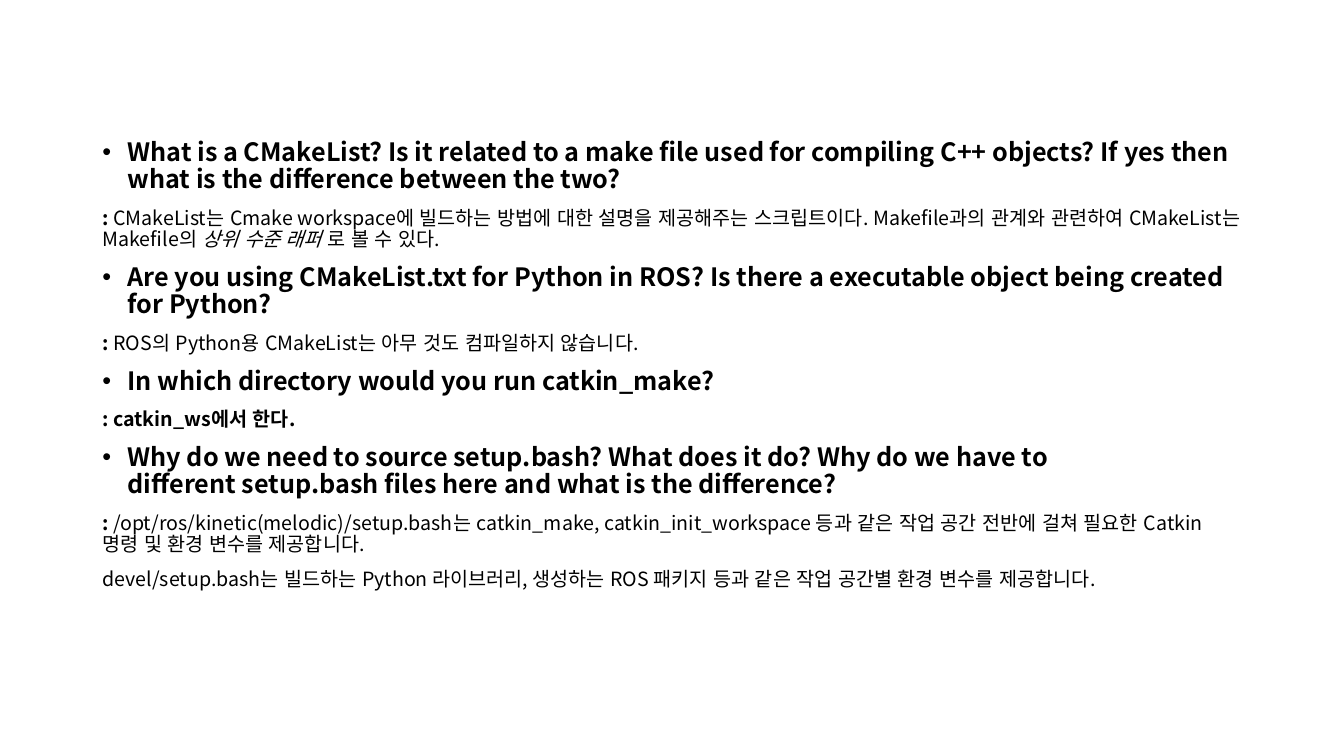
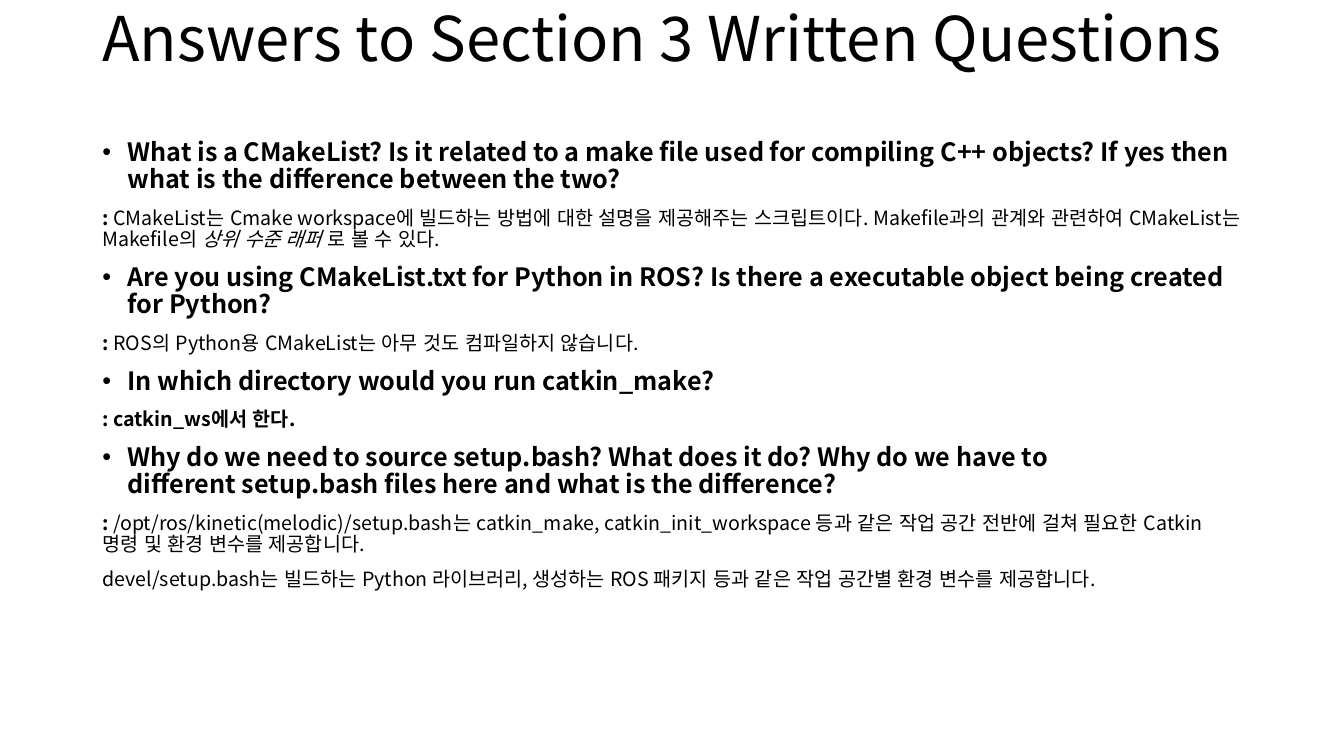
Before and after one commit to Cho-Hyeongrae/F1Tenth-courses, a slide deck: slide 2 of lab1/answer.pptx. Drawn at 1344x756 pixels with LibreOffice and Linux fonts; fonts in the diff are those of the drawing. Boxes give left, top, right and bottom in pixels: in the first picture for what was removed or moved away, otherwise in the second. Text is boxed around its words. In the diff, an @@ line names an element or a change of style, - is before the commit and + after.

```diff
--- a/lab1/answer.pptx
+++ b/lab1/answer.pptx
@@ title added at bbox=[102, 13, 1221, 73], 44 pt, text #000000 @@
+Answers to Section 3 Written Questions
```
Also in this commit, not shown: 2 other slides changed, 4 slides added, 1 slide removed, 9 other files.
